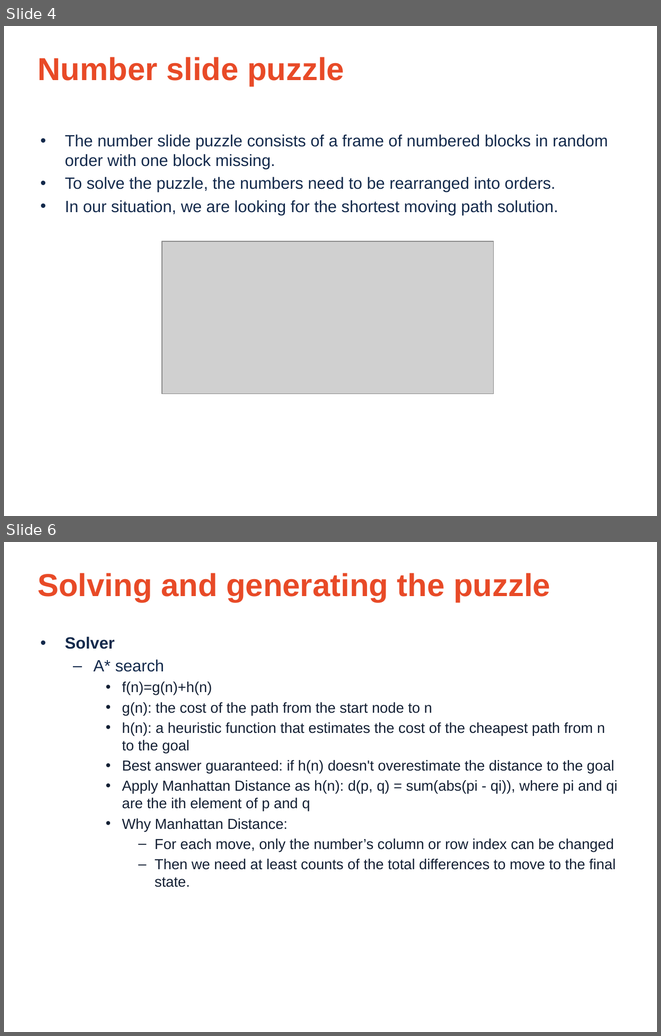
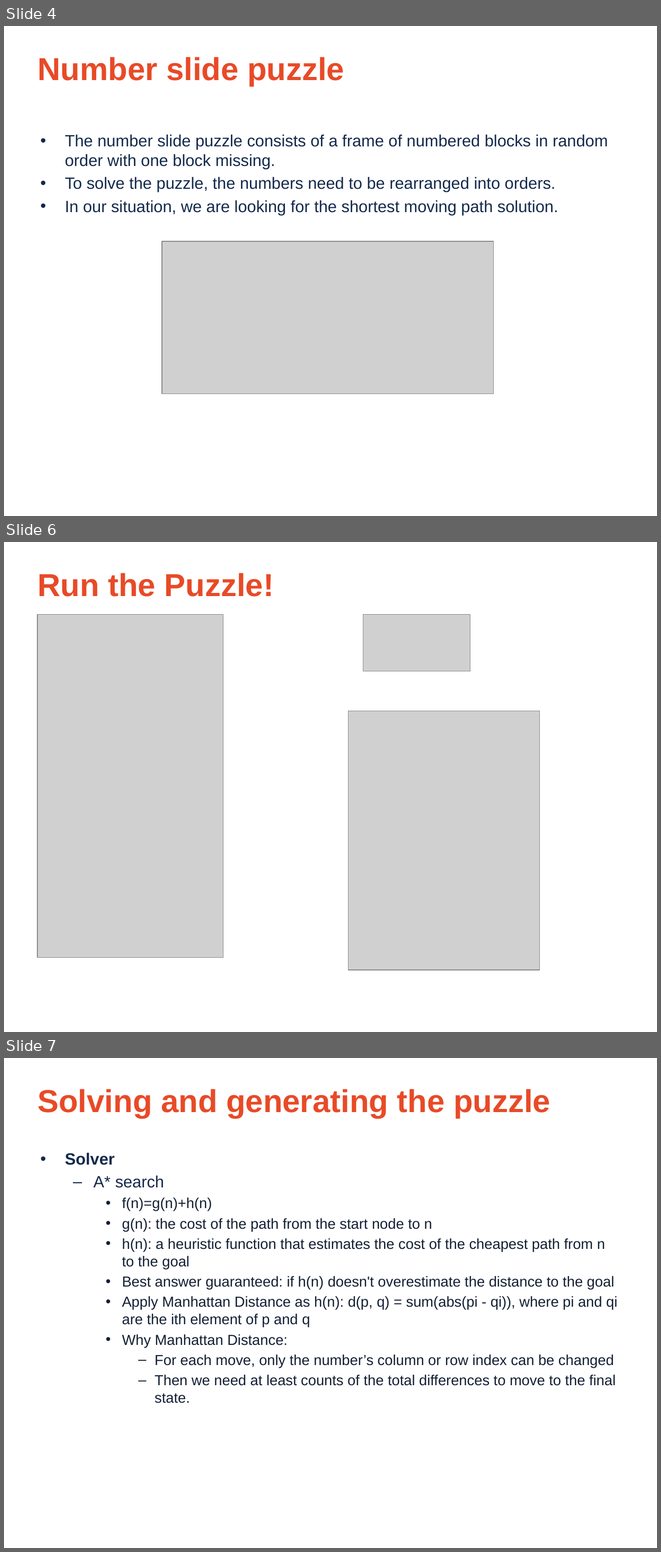
Before and after one commit to irenezyx/590PZ-Project, a slide deck: Final Project Slidding Puzzle.pptx. Shown one above the other, each under a label of ours: slides 4 and 6 before the commit, slides 4, 6 and 7 after it; the slides between them are not shown. The pictures are 661x1036 and 661x1552 pixels, drawn with LibreOffice and Linux fonts; fonts in the diff are those of the drawing; grey boxes stand for pictures; background and template pictures are left out. Boxes give left, top, right and bottom in pixels: in the first picture for what was removed or moved away, otherwise in the second. Text is boxed around its words. In the diff, an @@ line names an element or a change of style, - is before the commit and + after.

```diff
--- a/Final Project Slidding Puzzle.pptx
+++ b/Final Project Slidding Puzzle.pptx
@@ slide 6 added at <box>4,542,657,1032</box>, background picture (left out) @@
@@ title added at <box>37,573,274,597</box>, 35 pt, text #E84A27, bold @@
+Run the Puzzle!
@@ picture added at <box>37,615,223,958</box> @@
@@ picture added at <box>363,615,470,671</box> @@
@@ picture added at <box>348,711,539,970</box> @@
@@ what was slide 6 is now slide 7 @@
```
Also in this commit, not shown: 1 slide changed.
